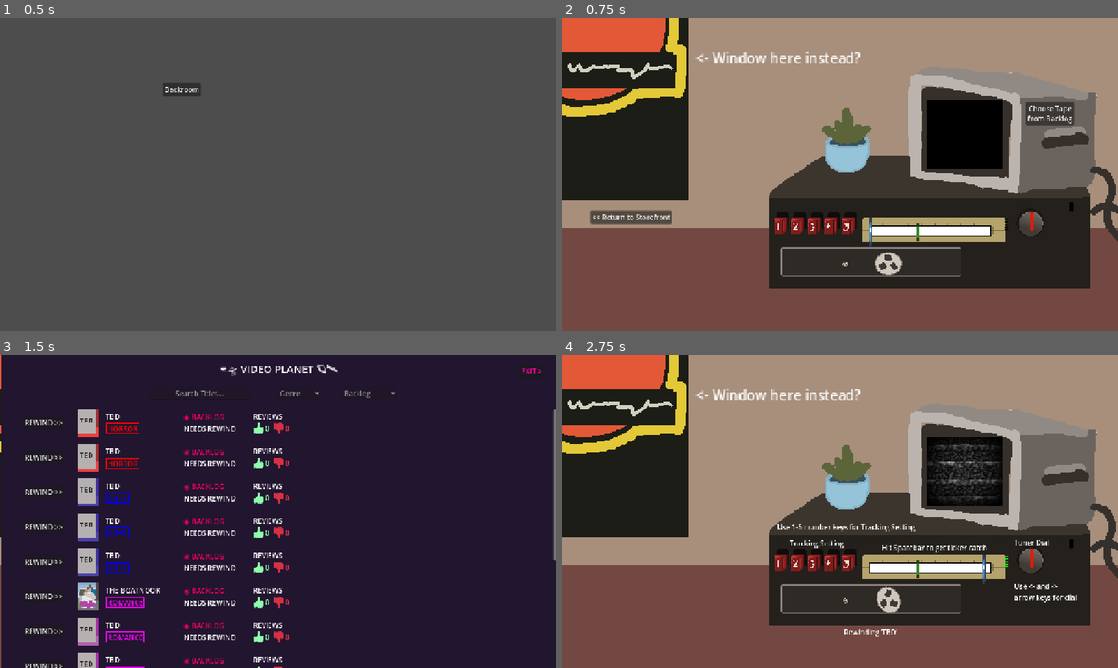
Above: before the commit, frames 1-4 (two rows, left to right).
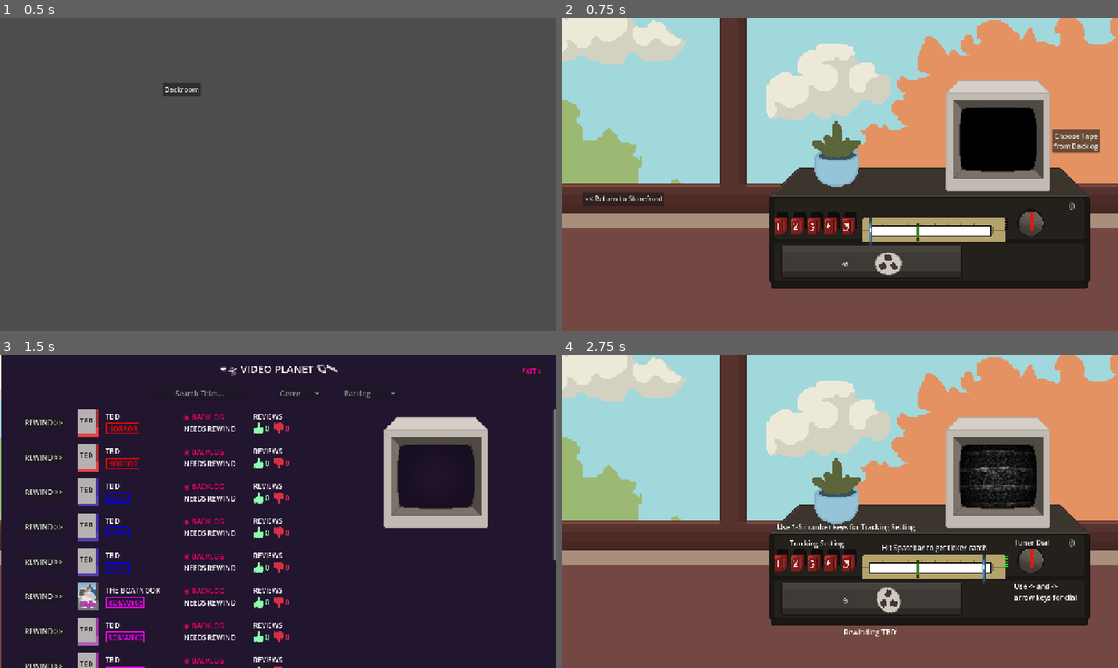
Above: after the commit, the same moments.

Repository: Sleeping-Robot-Games/video-planet
Game: Godot game, scene res://title/title.tscn
The game is run twice, just before and just after one commit, with the same random seed, the same clock (stepped at 60 frames per second) and the same inputs. The engine's default icon, where the game draws it, is replaced by a stand-in: a white triangle on a blue panel in a dark square. Video files are missing from this copy of the repository; at most half a second of black plays in their place.
Inputs:
- Up to frame 1 (0.5 s): no input
- Up to frame 2 (0.75 s): click "Backroom" at 0.5 s
- Up to frame 3 (1.5 s): click "Choose Tape from Backlog" at 1.25 s
- Up to frame 4 (2.75 s): click "REWIND >>" at 2 s

Frame 1 is identical in both runs. In frame 2, 55% of the frame differs, in the area x 0-100%, y 0-87%; in frame 3, 4.0%; in frame 4, 55%.

Commit message:
more backroom art

Diff:
--- a/backroom/backroom.tscn
+++ b/backroom/backroom.tscn
@@ -1,10 +1,14 @@
-[gd_scene load_steps=39 format=3 uid="uid://thwpr8h4nhin"]
+[gd_scene load_steps=43 format=3 uid="uid://thwpr8h4nhin"]
 
 [ext_resource type="Texture2D" uid="uid://sdqwgj8p7n4g" path="res://icon.svg" id="1_g6svw"]
 [ext_resource type="Script" uid="uid://dc86irbvkwbxc" path="res://backroom/backroom.gd" id="1_grv5e"]
 [ext_resource type="Texture2D" uid="uid://bv003381ejsa" path="res://backroom/bgtest.png" id="2_irnpm"]
+[ext_resource type="Texture2D" uid="uid://7gi4guha6vve" path="res://backroom/sky.png" id="3_k50q5"]
 [ext_resource type="Texture2D" uid="uid://bd15apu7olipy" path="res://backroom/vcrtest.png" id="4_2d3aw"]
+[ext_resource type="Texture2D" uid="uid://cl558u8urnwfv" path="res://backroom/cloud.png" id="4_mssko"]
 [ext_resource type="Texture2D" uid="uid://y5v3j40a2kwb" path="res://backroom/dial.png" id="5_cge5e"]
+[ext_resource type="Texture2D" uid="uid://c1evwjix2hl33" path="res://backroom/tree.png" id="5_j82ud"]
+[ext_resource type="Texture2D" uid="uid://5jjh4uyfwvjs" path="res://backroom/windowframe.png" id="6_4syaj"]
 [ext_resource type="Texture2D" uid="uid://b4ek8iw0vhneb" path="res://backroom/bigspool.png" id="6_j4ho4"]
 [ext_resource type="Texture2D" uid="uid://bitvhwr2jkx53" path="res://backroom/monitortest.png" id="6_ltxvr"]
 [ext_resource type="Texture2D" uid="uid://dp185dlso3jd6" path="res://backroom/button1.png" id="7_dwywq"]
@@ -20,8 +24,8 @@
 [ext_resource type="Texture2D" uid="uid://cu882a2nu1tau" path="res://backroom/ticker.png" id="18_8mcd7"]
 [ext_resource type="Texture2D" uid="uid://brox6iu8bf465" path="res://backroom/plant.png" id="20_dwywq"]
 [ext_resource type="VideoStream" path="res://backroom/snapback_rewind.ogv" id="21_6dn78"]
-[ext_resource type="Shader" uid="uid://cjbba3sqy1pbt" path="res://backroom/vcr_rewind.gdshader" id="21_dwywq"]
-[ext_resource type="Texture2D" uid="uid://c033jiekthooi" path="res://backroom/postertest.png" id="21_j8cxi"]
+[ext_resource type="Shader" path="res://backroom/vcr_rewind.gdshader" id="21_dwywq"]
+[ext_resource type="Texture2D" uid="uid://d4grk73bpb72h" path="res://backroom/offlight.png" id="22_qqnr8"]
 [ext_resource type="PackedScene" uid="uid://bahogvabt6amf" path="res://storefront/website/website.tscn" id="23_6dn78"]
 [ext_resource type="PackedScene" uid="uid://deyae4itnlg45" path="res://shared/log_container.tscn" id="24_iobut"]
 
@@ -223,6 +227,26 @@
 scale = Vector2(2, 2)
 texture = ExtResource("2_irnpm")
 
+[node name="Sky" type="Sprite2D" parent="."]
+position = Vector2(640, 360)
+scale = Vector2(2, 2)
+texture = ExtResource("3_k50q5")
+
+[node name="Cloud" type="Sprite2D" parent="."]
+position = Vector2(640, 360)
+scale = Vector2(2, 2)
+texture = ExtResource("4_mssko")
+
+[node name="Tree" type="Sprite2D" parent="."]
+position = Vector2(640, 360)
+scale = Vector2(2, 2)
+texture = ExtResource("5_j82ud")
+
+[node name="Windowframe" type="Sprite2D" parent="."]
+position = Vector2(640, 360)
+scale = Vector2(2, 2)
+texture = ExtResource("6_4syaj")
+
 [node name="VCR" type="Node2D" parent="."]
 
 [node name="Sprite2D" type="Sprite2D" parent="VCR"]
@@ -481,30 +505,17 @@
 layout_mode = 2
 color = Color(0, 0, 0, 1)
 
+[node name="Offlight" type="Sprite2D" parent="VCR"]
+position = Vector2(1173, 432)
+scale = Vector2(2, 2)
+texture = ExtResource("22_qqnr8")
+
 [node name="TV" type="Node2D" parent="."]
 
-[node name="Sprite2D" type="Sprite2D" parent="TV"]
-position = Vector2(640, 360)
-scale = Vector2(2, 2)
-texture = ExtResource("6_ltxvr")
-
 [node name="Plant" type="Sprite2D" parent="."]
-position = Vector2(656, 272)
+position = Vector2(632, 304)
 scale = Vector2(2, 2)
 texture = ExtResource("20_dwywq")
-
-[node name="Postertest" type="Sprite2D" parent="."]
-position = Vector2(640, 360)
-scale = Vector2(2, 2)
-texture = ExtResource("21_j8cxi")
-
-[node name="Postertest2" type="Label" parent="."]
-offset_left = 308.0
-offset_top = 69.0
-offset_right = 498.0
-offset_bottom = 92.0
-scale = Vector2(2, 2)
-text = "<- Window here instead?"
 
 [node name="BrokenTape" type="Sprite2D" parent="."]
 visible = false
@@ -522,26 +533,26 @@
 text = "Fix Tape (F)"
 
 [node name="BacklogButton" type="Button" parent="."]
-offset_left = 1068.0
-offset_top = 193.0
-offset_right = 1179.0
-offset_bottom = 247.0
+offset_left = 1128.0
+offset_top = 256.0
+offset_right = 1239.0
+offset_bottom = 310.0
 text = "Choose Tape
 from Backlog"
 
 [node name="StorefrontButton" type="Button" parent="."]
-offset_left = 65.0
-offset_top = 443.0
-offset_right = 253.0
-offset_bottom = 474.0
+offset_left = 48.0
+offset_top = 400.0
+offset_right = 236.0
+offset_bottom = 431.0
 text = "<< Return to Storefront"
 
 [node name="SubViewportContainer" type="SubViewportContainer" parent="."]
 custom_minimum_size = Vector2(50, 50)
-offset_left = 839.0
-offset_top = 188.0
-offset_right = 1015.0
-offset_bottom = 348.0
+offset_left = 916.0
+offset_top = 202.0
+offset_right = 1092.0
+offset_bottom = 362.0
 
 [node name="SubViewport" type="SubViewport" parent="SubViewportContainer"]
 handle_input_locally = false
@@ -561,7 +572,9 @@
 offset_bottom = 160.0
 
 [node name="TVOff" type="ColorRect" parent="SubViewportContainer/SubViewport"]
-offset_right = 176.0
+offset_left = 1.0
+offset_top = -4.0
+offset_right = 177.0
 offset_bottom = 160.0
 color = Color(0, 0, 0, 1)
 
@@ -579,6 +592,11 @@
 offset_right = 533.0
 offset_bottom = 683.0
 
+[node name="Sprite2D" type="Sprite2D" parent="."]
+position = Vector2(640, 360)
+scale = Vector2(2, 2)
+texture = ExtResource("6_ltxvr")
+
 [connection signal="pressed" from="VCR/RewindButton" to="." method="_on_rewind_button_pressed"]
 [connection signal="area_entered" from="VCR/Ticker/Path2D/HitzonePathFollow2D/HitZone/Area2D" to="." method="_on_hitzone_area_2d_area_entered"]
 [connection signal="area_exited" from="VCR/Ticker/Path2D/HitzonePathFollow2D/HitZone/Area2D" to="." method="_on_hitzone_area_2d_area_exited"]
Binary file added: backroom/cloud.png
Not shown, changed: backroom/cloud.png.import
Binary file changed: backroom/dial.png
Binary file removed: backroom/greenlight.png
Binary file changed: backroom/monitortest.png
Binary file changed: backroom/offlight.png
Binary file removed: backroom/postertest.png
Binary file removed: backroom/redlight.png
Binary file added: backroom/sky.png
Not shown, changed: backroom/sky.png.import
Binary file added: backroom/tree.png
Not shown, changed: backroom/tree.png.import
(and 4 more such lines)
